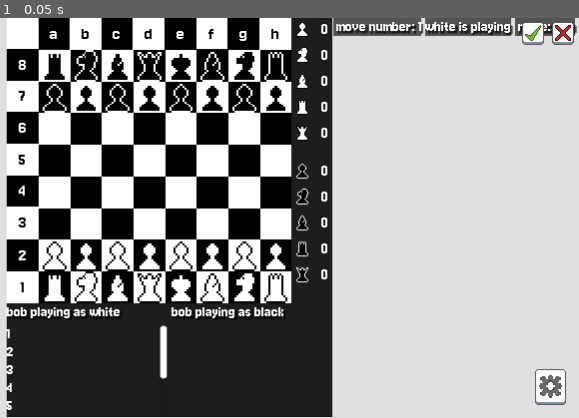
Above: before the commit, frame 1.
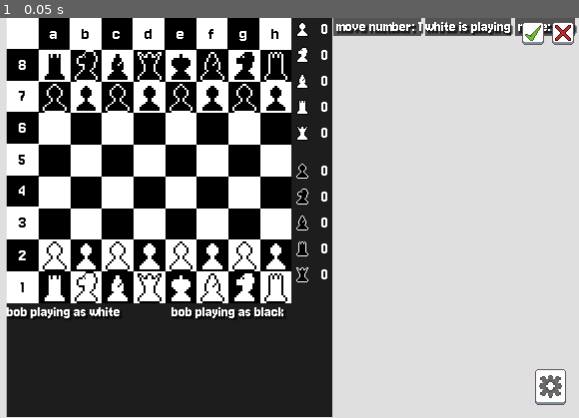
Above: after the commit, the same moment.

Repository: Hanekawa-chan/chess
Game: Godot game, scene res://scenes/game.tscn
The game is run twice, just before and just after one commit, with the same random seed, the same clock (stepped at 60 frames per second) and the same inputs. This scene is started directly instead of the project's main scene.
Inputs:
- Up to frame 1 (0.05 s): no input

The runs differ from the first frame. In frame 1, 0.3% of the frame differs, in the area x 1-30%, y 76-98%.

Commit message:
added taken piece counter animation

Diff:
--- a/scenes/game.tscn
+++ b/scenes/game.tscn
@@ -9,6 +9,7 @@
 [ext_resource type="LabelSettings" uid="uid://c42jp88t0btft" path="res://resources/black_label.tres" id="5_u5sy4"]
 [ext_resource type="Script" uid="uid://qdecf7plwe6r" path="res://scripts/dead_counters.gd" id="7_u5sy4"]
 [ext_resource type="Script" uid="uid://pv4pd0v5ou5x" path="res://scripts/player_info.gd" id="8_gee14"]
+[ext_resource type="Texture2D" uid="uid://go2isv4k783b" path="res://images/plus.png" id="9_dinhu"]
 [ext_resource type="Theme" uid="uid://cg5lu2u1oku7e" path="res://resources/main_theme.tres" id="10_kvpfn"]
 [ext_resource type="Texture2D" uid="uid://s5v8nty5ltjc" path="res://images/options.png" id="10_vtaks"]
 
@@ -1241,6 +1242,15 @@
 label_settings = ExtResource("4_p57ef")
 horizontal_alignment = 1
 
+[node name="CPUParticles2D" type="CPUParticles2D" parent="CenterContainer/HBoxContainer/Center/VBoxContainer/PanelContainer/HBoxContainer/DeadCounters/MarginContainer2/VBoxContainer/HBoxContainer/WhitePawnCounter"]
+position = Vector2(24, 8)
+emitting = false
+amount = 1
+texture = ExtResource("9_dinhu")
+lifetime = 0.3
+one_shot = true
+gravity = Vector2(0, 320)
+
 [node name="HBoxContainer3" type="HBoxContainer" parent="CenterContainer/HBoxContainer/Center/VBoxContainer/PanelContainer/HBoxContainer/DeadCounters/MarginContainer2/VBoxContainer"]
 layout_mode = 2
 
@@ -1261,6 +1271,15 @@
 label_settings = ExtResource("4_p57ef")
 horizontal_alignment = 1
 
+[node name="CPUParticles2D" type="CPUParticles2D" parent="CenterContainer/HBoxContainer/Center/VBoxContainer/PanelContainer/HBoxContainer/DeadCounters/MarginContainer2/VBoxContainer/HBoxContainer3/WhiteKnightCounter"]
+position = Vector2(24, 8)
+emitting = false
+amount = 1
+texture = ExtResource("9_dinhu")
+lifetime = 0.3
+one_shot = true
+gravity = Vector2(0, 320)
+
 [node name="HBoxContainer4" type="HBoxContainer" parent="CenterContainer/HBoxContainer/Center/VBoxContainer/PanelContainer/HBoxContainer/DeadCounters/MarginContainer2/VBoxContainer"]
 layout_mode = 2
 
@@ -1282,6 +1301,15 @@
 horizontal_alignment = 1
 vertical_alignment = 1
 
+[node name="CPUParticles2D" type="CPUParticles2D" parent="CenterContainer/HBoxContainer/Center/VBoxContainer/PanelContainer/HBoxContainer/DeadCounters/MarginContainer2/VBoxContainer/HBoxContainer4/WhiteBishopCounter"]
+position = Vector2(24, 8)
+emitting = false
+amount = 1
+texture = ExtResource("9_dinhu")
+lifetime = 0.3
+one_shot = true
+gravity = Vector2(0, 320)
+
 [node name="HBoxContainer2" type="HBoxContainer" parent="CenterContainer/HBoxContainer/Center/VBoxContainer/PanelContainer/HBoxContainer/DeadCounters/MarginContainer2/VBoxContainer"]
 layout_mode = 2
 
@@ -1302,6 +1330,15 @@
 label_settings = ExtResource("4_p57ef")
 horizontal_alignment = 1
 
+[node name="CPUParticles2D" type="CPUParticles2D" parent="CenterContainer/HBoxContainer/Center/VBoxContainer/PanelContainer/HBoxContainer/DeadCounters/MarginContainer2/VBoxContainer/HBoxContainer2/WhiteRookCounter"]
+position = Vector2(24, 8)
+emitting = false
+amount = 1
+texture = ExtResource("9_dinhu")
+lifetime = 0.3
+one_shot = true
+gravity = Vector2(0, 320)
+
 [node name="HBoxContainer6" type="HBoxContainer" parent="CenterContainer/HBoxContainer/Center/VBoxContainer/PanelContainer/HBoxContainer/DeadCounters/MarginContainer2/VBoxContainer"]
 layout_mode = 2
 
@@ -1323,6 +1360,15 @@
 horizontal_alignment = 1
 vertical_alignment = 1
 
+[node name="CPUParticles2D" type="CPUParticles2D" parent="CenterContainer/HBoxContainer/Center/VBoxContainer/PanelContainer/HBoxContainer/DeadCounters/MarginContainer2/VBoxContainer/HBoxContainer6/WhiteQueenCounter"]
+position = Vector2(24, 8)
+emitting = false
+amount = 1
+texture = ExtResource("9_dinhu")
+lifetime = 0.3
+one_shot = true
+gravity = Vector2(0, 320)
+
 [node name="MarginContainer" type="MarginContainer" parent="CenterContainer/HBoxContainer/Center/VBoxContainer/PanelContainer/HBoxContainer/DeadCounters"]
 layout_mode = 2
 size_flags_vertical = 3
@@ -1351,6 +1397,15 @@
 label_settings = ExtResource("4_p57ef")
 horizontal_alignment = 1
 
+[node name="CPUParticles2D" type="CPUParticles2D" parent="CenterContainer/HBoxContainer/Center/VBoxContainer/PanelContainer/HBoxContainer/DeadCounters/MarginContainer/VBoxContainer/HBoxContainer5/BlackPawnCounter"]
+position = Vector2(24, 8)
+emitting = false
+amount = 1
+texture = ExtResource("9_dinhu")
+lifetime = 0.3
+one_shot = true
+gravity = Vector2(0, 320)
+
 [node name="HBoxContainer7" type="HBoxContainer" parent="CenterContainer/HBoxContainer/Center/VBoxContainer/PanelContainer/HBoxContainer/DeadCounters/MarginContainer/VBoxContainer"]
 layout_mode = 2
 size_flags_vertical = 8
@@ -1372,6 +1427,15 @@
 label_settings = ExtResource("4_p57ef")
 horizontal_alignment = 1
 
+[node name="CPUParticles2D" type="CPUParticles2D" parent="CenterContainer/HBoxContainer/Center/VBoxContainer/PanelContainer/HBoxContainer/DeadCounters/MarginContainer/VBoxContainer/HBoxContainer7/BlackKnightCounter"]
+position = Vector2(24, 8)
+emitting = false
+amount = 1
+texture = ExtResource("9_dinhu")
+lifetime = 0.3
+one_shot = true
+gravity = Vector2(0, 320)
+
 [node name="HBoxContainer8" type="HBoxContainer" parent="CenterContainer/HBoxContainer/Center/VBoxContainer/PanelContainer/HBoxContainer/DeadCounters/MarginContainer/VBoxContainer"]
 layout_mode = 2
 size_flags_vertical = 9
@@ -1394,6 +1458,15 @@
 horizontal_alignment = 1
 vertical_alignment = 1
 
+[node name="CPUParticles2D" type="CPUParticles2D" parent="CenterContainer/HBoxContainer/Center/VBoxContainer/PanelContainer/HBoxContainer/DeadCounters/MarginContainer/VBoxContainer/HBoxContainer8/BlackBishopCounter"]
+position = Vector2(24, 8)
+emitting = false
+amount = 1
+texture = ExtResource("9_dinhu")
+lifetime = 0.3
+one_shot = true
+gravity = Vector2(0, 320)
+
 [node name="HBoxContainer9" type="HBoxContainer" parent="CenterContainer/HBoxContainer/Center/VBoxContainer/PanelContainer/HBoxContainer/DeadCounters/MarginContainer/VBoxContainer"]
 layout_mode = 2
 size_flags_vertical = 9
@@ -1415,6 +1488,15 @@
 label_settings = ExtResource("4_p57ef")
 horizontal_alignment = 1
 
+[node name="CPUParticles2D" type="CPUParticles2D" parent="CenterContainer/HBoxContainer/Center/VBoxContainer/PanelContainer/HBoxContainer/DeadCounters/MarginContainer/VBoxContainer/HBoxContainer9/BlackRookCounter"]
+position = Vector2(24, 8)
+emitting = false
+amount = 1
+texture = ExtResource("9_dinhu")
+lifetime = 0.3
+one_shot = true
+gravity = Vector2(0, 320)
+
 [node name="HBoxContainer10" type="HBoxContainer" parent="CenterContainer/HBoxContainer/Center/VBoxContainer/PanelContainer/HBoxContainer/DeadCounters/MarginContainer/VBoxContainer"]
 layout_mode = 2
 size_flags_vertical = 8
@@ -1437,6 +1519,15 @@
 horizontal_alignment = 1
 vertical_alignment = 1
 
+[node name="CPUParticles2D" type="CPUParticles2D" parent="CenterContainer/HBoxContainer/Center/VBoxContainer/PanelContainer/HBoxContainer/DeadCounters/MarginContainer/VBoxContainer/HBoxContainer10/BlackQueenCounter"]
+position = Vector2(24, 8)
+emitting = false
+amount = 1
+texture = ExtResource("9_dinhu")
+lifetime = 0.3
+one_shot = true
+gravity = Vector2(0, 320)
+
 [node name="PanelContainer2" type="PanelContainer" parent="CenterContainer/HBoxContainer/Center/VBoxContainer"]
 layout_mode = 2
 size_flags_vertical = 3
@@ -1463,15 +1554,7 @@
 layout_mode = 2
 size_flags_vertical = 3
 theme = ExtResource("10_kvpfn")
-text = "1
-2
-3
-4
-5
-6
-7
-8
-9"
+scroll_following = true
 
 [node name="VBoxContainer2" type="VBoxContainer" parent="CenterContainer/HBoxContainer/Center/VBoxContainer/PanelContainer2/VBoxContainer"]
 layout_mode = 2
@@ -1488,6 +1571,7 @@
 unique_name_in_owner = true
 layout_mode = 2
 size_flags_vertical = 3
+scroll_following = true
 
 [node name="RightSide" type="MarginContainer" parent="CenterContainer/HBoxContainer"]
 layout_mode = 2
--- a/scripts/dead_counters.gd
+++ b/scripts/dead_counters.gd
@@ -5,51 +5,71 @@
 	set(value):
 		white_pawn = value
 		white_pawn_counter.text = str(white_pawn)
+		var particle = white_pawn_counter.get_child(0) as CPUParticles2D
+		particle.emitting = true
 @onready var white_knight_counter = %WhiteKnightCounter
 var white_knight: int = 0:
 	set(value):
 		white_knight = value
 		white_knight_counter.text = str(white_knight)
+		var particle = white_knight_counter.get_child(0) as CPUParticles2D
+		particle.emitting = true
 @onready var white_bishop_counter = %WhiteBishopCounter
 var white_bishop: int = 0:
 	set(value):
 		white_bishop = value
 		white_bishop_counter.text = str(white_bishop)
+		var particle = white_bishop_counter.get_child(0) as CPUParticles2D
+		particle.emitting = true
 @onready var white_rook_counter = %WhiteRookCounter
 var white_rook: int = 0:
 	set(value):
 		white_rook = value
 		white_rook_counter.text = str(white_rook)
+		var particle = white_rook_counter.get_child(0) as CPUParticles2D
+		particle.emitting = true
 @onready var white_queen_counter = %WhiteQueenCounter
 var white_queen: int = 0:
 	set(value):
 		white_queen = value
 		white_queen_counter.text = str(white_queen)
+		var particle = white_queen_counter.get_child(0) as CPUParticles2D
+		particle.emitting = true
 @onready var black_pawn_counter = %BlackPawnCounter
 var black_pawn: int = 0:
 	set(value):
 		black_pawn = value
 		black_pawn_counter.text = str(black_pawn)
+		var particle = black_pawn_counter.get_child(0) as CPUParticles2D
+		particle.emitting = true
 @onready var black_knight_counter = %BlackKnightCounter
 var black_knight: int = 0:
 	set(value):
 		black_knight = value
 		black_knight_counter.text = str(black_knight)
+		var particle = black_knight_counter.get_child(0) as CPUParticles2D
+		particle.emitting = true
 @onready var black_bishop_counter = %BlackBishopCounter
 var black_bishop: int = 0:
 	set(value):
 		black_bishop = value
 		black_bishop_counter.text = str(black_bishop)
+		var particle = black_bishop_counter.get_child(0) as CPUParticles2D
+		particle.emitting = true
 @onready var black_rook_counter = %BlackRookCounter
 var black_rook: int = 0:
 	set(value):
 		black_rook = value
 		black_rook_counter.text = str(black_rook)
+		var particle = black_rook_counter.get_child(0) as CPUParticles2D
+		particle.emitting = true
 @onready var black_queen_counter = %BlackQueenCounter
 var black_queen: int = 0:
 	set(value):
 		black_queen = value
 		black_queen_counter.text = str(black_queen)
+		var particle = black_queen_counter.get_child(0) as CPUParticles2D
+		particle.emitting = true
 
 func set_count(color: Game.Side, fig: Game.Pieces):
 	if color == Game.Side.White:
Binary file added: images/plus.png
Not shown, added: images/plus.png.import
Not shown: 1 places in scenes/game.tscn that only renumber resources
